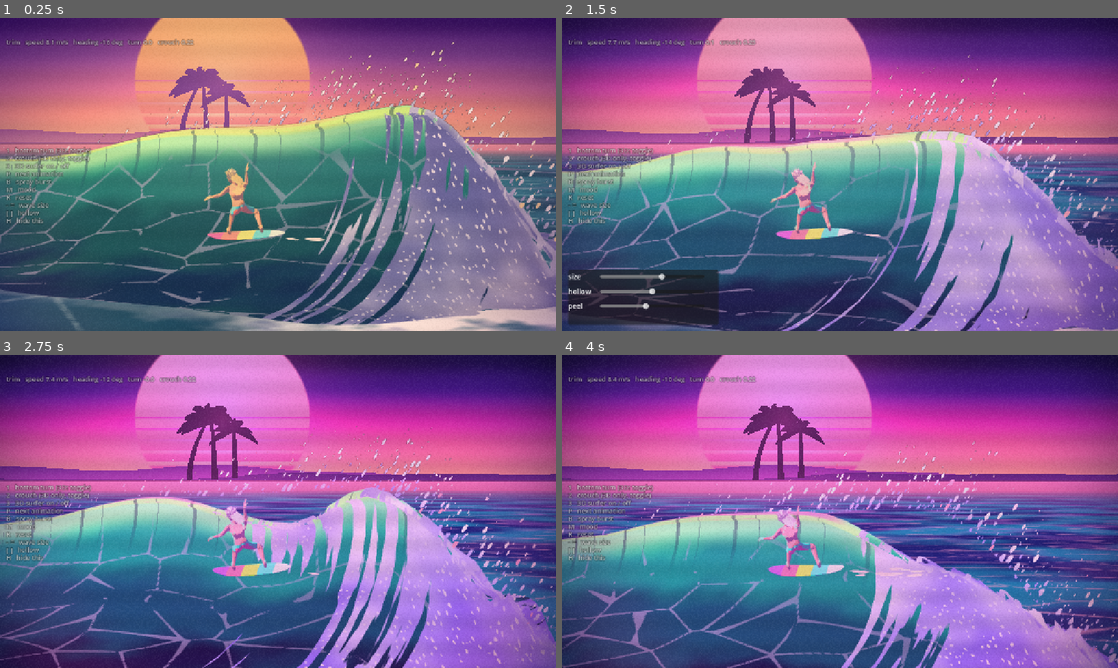
Above: before the commit, frames 1-4 (two rows, left to right).
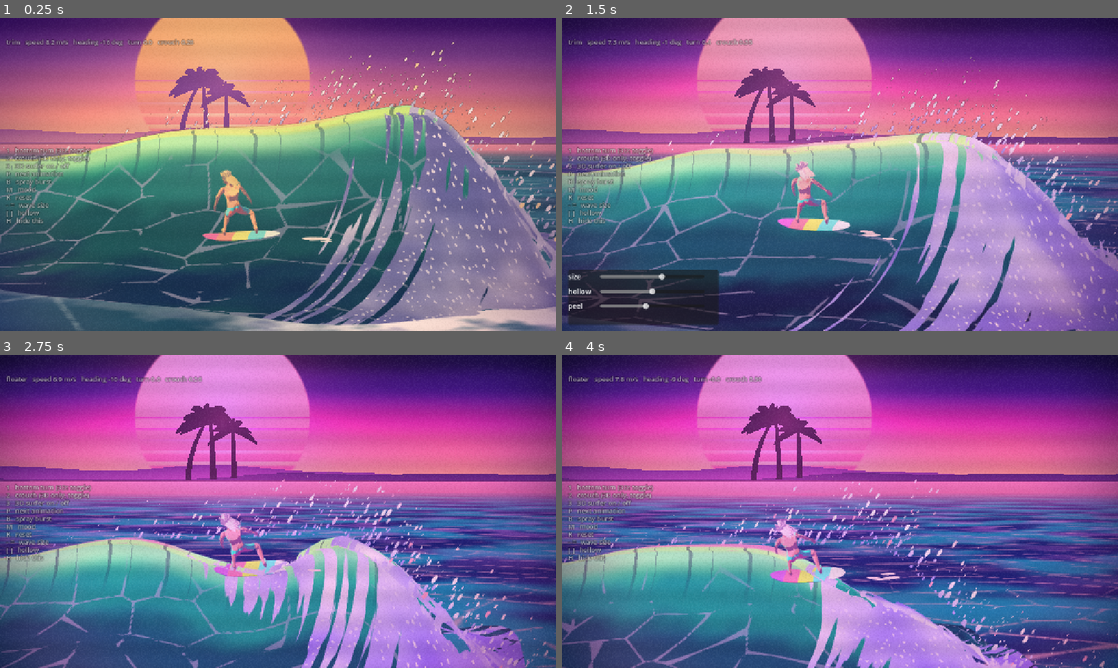
Above: after the commit, the same moments.

Repository: ucsbjd/Chabruh
Game: Godot game, scene res://scenes/main.tscn
Two runs of this game, one before a commit and one after it. Both use one fixed random seed, a clock stepped at 60 frames per second and the inputs below.
Inputs (mouse positions are in pixels of both pictures, inside the frame that each line leads up to):
- Up to frame 1 (0.25 s): no input
- Up to frame 2 (1.5 s): tap Enter at 0.5 s; move the mouse to (962, 158) at 0.52 s; hold D 0.53-1.25 s; tap M at 0.6 s; click (962, 158) at 0.67 s; tap Space at 0.77 s; drag from (728, 190) to (812, 237) at 1.27 s
- Up to frame 3 (2.75 s): move the mouse to (333, 442) at 2.02 s; hold D from 2.03 s (still down); tap P at 2.1 s
- Up to frame 4 (4 s): release D at 2.75 s; drag from (812, 574) to (673, 464) at 2.77 s; move the mouse to (1006, 558) at 3.52 s; hold Left from 3.53 s (still down); tap 1 at 3.6 s; tap Space at 3.77 s

The runs differ from the first frame. In frame 1, 1.2% of the frame differs, in the area x 0-100%, y 7-97%; in frame 2, 13%; in frame 3, 48%, in the area x 0-100%, y 6-100%; in frame 4, 45%.

Commit message:
Step 10: faster dives that carry speed, pumping, crouch from speed and turning, pivot behind the back foot, hanging arms, curl can't catch him
Co-Authored-By: Claude Sonnet 5.5 <noreply@anthropic.com>

Diff:
--- a/game/scripts/rider.gd
+++ b/game/scripts/rider.gd
@@ -15,8 +15,8 @@
 const STEER_CURVE := 1.3             # puts the pocket near the middle of the steering range
 const U_LOW := 0.06
 const U_HIGH := 0.96
-const THETA_MIN := -1.45
-const THETA_MAX := 1.55
+const THETA_MIN := -0.85                # easy mode: no diving so steeply that the curl catches him (cos(theta) keeps him up with it)
+const THETA_MAX := 1.3
 const SPRING_K := 324.0              # board heading: critically damped, about 50 ms (natural frequency 18 rad/s)
 const SPRING_D := 36.0
 const COMPRESSION_K := 100.0         # hips: slightly underdamped, about 120 ms (natural frequency 10 rad/s)
@@ -24,7 +24,7 @@
 const LEAD_MAX := 0.8
 const MIN_SPEED := 0.45              # speeds are factors of the wave's own peel speed, so they follow the wave
 const TRIM_SPEED := 1.05
-const MAX_SPEED := 1.7
+const MAX_SPEED := 2.1
 const OMEGA_FULL := 3.0              # turn rate that counts as a fully sharp carve, rad/s
 const MOVE_HOLD := 0.3               # seconds a move label stays once seen
 const BURST_POWER := 1.9             # spray strength per unit of speed times sharpness
@@ -46,6 +46,8 @@
 
 var _fresh := true
 var _stick := 0.0                    # radians of heading the player is asking for; fades when the input stops
+var _stick_sign := 0.0               # which way the last real push went, for pumping
+var _stick_peak := 0.0               # the biggest push of that stroke
 var _burst_ready_in := 0.0
 var _pending_burst := 0.0
 var _move_until := 0.0
@@ -78,6 +80,8 @@
 	compression_vel = 0.0
 	_fresh = true
 	_stick = 0.0
+	_stick_sign = 0.0
+	_stick_peak = 0.0
 
 
 ## `height_push` is how far the player pushed up (+) or down (-) the face this frame, in face heights (scroll, keys, drag).
@@ -105,7 +109,14 @@
 	# Where along the wave to aim (the steering) stays a point on the wave, followed by driving faster or slower.
 	_stick = clampf(_stick * exp(-delta / tuning.stick_decay) + height_push * tuning.stick_gain, -1.2, 1.2)
 	var want_d := d_for(steer)
+	var pump_kick := _pump(sin_phi, peel, tuning)
 	var target_theta := clampf(theta_trim + _stick, THETA_MIN, THETA_MAX)
+	# Easy mode: when the curl is gaining on him he cannot point up the face faster than it moves along the wave, so
+	# climbing and carving never let it catch him.
+	var behind := clampf((want_d - d - 0.2) / 1.0, 0.0, 1.0)
+	if behind > 0.0:
+		var keep_up := acos(clampf(0.95 * peel / maxf(v, 0.95 * peel), 0.0, 1.0))
+		target_theta = lerpf(target_theta, clampf(target_theta, -keep_up, keep_up), behind)
 	# Soft guardrails: scoop out of the trough and ease off at the crest instead of hitting them.
 	if u < 0.15 and target_theta < 0.0:
 		target_theta = lerpf(0.0, target_theta, clampf(u / 0.15, 0.0, 1.0))
@@ -118,23 +129,22 @@
 	omega = clampf(omega + (SPRING_K * (target_theta - theta) - SPRING_D * omega) * authority * delta, -tuning.max_omega, tuning.max_omega)
 	theta = clampf(theta + omega * delta, THETA_MIN, THETA_MAX)
 	# Tier 3: the hips sink into hard turns and the barrel, and rebound as the turn is left.
-	var target_crouch := clampf(0.22 + absf(omega) * 0.25 + model.barrel_amount_at(d, u) * 0.65, 0.1, 1.0)
+	# How low he gets: more with speed, more with how hard the direction is changing, most in the tube.
+	var target_crouch := clampf(0.18 + 0.30 * speed + 0.30 * clampf(absf(omega) / 3.0, 0.0, 1.0) + model.barrel_amount_at(d, u) * 0.65, 0.1, 1.0)
 	compression_vel += (COMPRESSION_K * (target_crouch - compression) - COMPRESSION_D * compression_vel) * delta
 	compression = clampf(compression + compression_vel * delta, 0.0, 1.0)
 
-	# Energy: the slope gives speed going down and takes it going up, water and carving take some, and extending
-	# out of a crouch in the middle of a carve pumps. Drag is chosen so that the trim heading settles at trim speed.
+	# Energy: the slope gives speed going down and takes it going up, and water and carving take some. Drag is chosen so
+	# that the trim heading settles at trim speed. Pumping (small strokes up and down the face) adds speed in _pump().
 	var phi_mid := model.face_angle(0.5)
 	var ref_trim := asin(clampf((draw - tuning.drift_climb) / (v_trim * sin(phi_mid)), 0.0, 0.6))
 	var k_water := tuning.g_eff * sin(phi_mid) * sin(ref_trim) / (v_trim * v_trim)
 	var a_slope := -tuning.g_eff * sin_phi * sin(theta)
 	var a_drag := -k_water * v * v - tuning.k_carve * absf(omega) * v
-	var mid_face := clampf(1.0 - absf(u - 0.45) * 1.8, 0.0, 1.0)
-	var a_pump := tuning.k_pump * absf(omega) * maxf(0.0, -compression_vel) * mid_face * maxf(0.2, cos(theta))
 	# Drive toward the speed that holds (or closes on) the point being aimed at; the slope still shows through.
 	var want_v := peel / maxf(cos(theta), 0.35) + clampf(tuning.drive_reach * (want_d - d), -0.4 * peel, 0.8 * peel)
 	var a_drive := clampf(tuning.drive_gain * (want_v - v), -tuning.max_drive, tuning.max_drive)
-	v = clampf(v + (a_slope + a_drag + a_pump + a_drive) * delta, v_min, v_max)
+	v = clampf(v + (a_slope + a_drag + a_drive) * delta + pump_kick, v_min, v_max)
 	speed = clampf(remap(v, v_min, v_max, 0.0, 1.0), 0.0, 1.0)
 
 	# Move along the wave: ahead of the peel point while faster than the curl, up the face by the heading's rise.
@@ -152,6 +162,23 @@
 
 	_update_spray(delta, tuning)
 	_update_move(model, peel)
+
+
+## Pumping: every time the stick reverses after a real stroke, the stroke's size is paid out as speed (a surfer or
+## skater pumps by working the board up and down the slope). The steeper the face and the faster the wave, the more it gives.
+func _pump(sin_phi: float, peel: float, tuning: TuningData) -> float:
+	var kick := 0.0
+	if absf(_stick) > 0.05:
+		var way := signf(_stick)
+		if way != _stick_sign:
+			if _stick_sign != 0.0 and absf(_stick_peak) > tuning.pump_min_stroke:
+				kick = tuning.k_pump * absf(_stick_peak) * sin_phi * peel
+				compression_vel -= 4.0 * absf(_stick_peak)  # the rebound out of the stroke
+			_stick_sign = way
+			_stick_peak = 0.0
+		if absf(_stick) > absf(_stick_peak):
+			_stick_peak = _stick
+	return kick
 
 
 ## The strength of a spray that should be thrown now, 0 to 1, or 0 for none. Asking clears it.
--- a/game/scripts/surfer_3d.gd
+++ b/game/scripts/surfer_3d.gd
@@ -24,8 +24,8 @@
 ## Hip pivot toward the nose when the nose points straight down the face, radians, and the weight shift over the front foot, meters.
 const DIVE_YAW := 1.0
 const DIVE_SHIFT := 0.12
-## From the back foot (the pivot of a turn) to the middle of the board, meters.
-const PIVOT_TO_CENTRE := 0.36
+## From just behind the back foot (the pivot of a turn) to the middle of the board, meters.
+const PIVOT_TO_CENTRE := 0.48
 const LEGS := [["upperleg02.L", "lowerleg01.L", "foot.L", -1.0], ["upperleg02.R", "lowerleg01.R", "foot.R", 1.0]]
 const ARMS := [["upperarm02.L", "lowerarm01.L", "wrist.L", -1.0], ["upperarm02.R", "lowerarm01.R", "wrist.R", 1.0]]
 
@@ -41,7 +41,7 @@
 var _clock := 0.0
 var _foot_target := {}  # side -> where the ankle stays, in the model's space (found from the trim pose)
 var _foot_basis := {}   # side -> how the foot sits flat on the deck, in skeleton space
-var _hand_rest := {}    # side -> where the hand rests relative to its shoulder in the trim pose, in the model's space
+var _hand_rest := {}    # side -> where the hand rests relative to its shoulder, in the model's space
 
 
 func _init() -> void:
@@ -65,8 +65,7 @@
 		_foot_target[leg[3]] = to_model * skeleton.get_bone_global_pose(foot).origin
 		_foot_basis[leg[3]] = skeleton.get_bone_global_pose(foot).basis
 	for arm in ARMS:
-		var shoulder_rest := to_model * skeleton.get_bone_global_pose(skeleton.find_bone(arm[0])).origin
-		_hand_rest[arm[3]] = to_model * skeleton.get_bone_global_pose(skeleton.find_bone(arm[2])).origin - shoulder_rest
+		_hand_rest[arm[3]] = Vector3(arm[3] * 0.22, -0.40, -0.12)  # hanging relaxed (the baked right arm points up, so it is not used)
 	_pose_body()
 
 
@@ -111,7 +110,7 @@
 ## onto its rail by the turn, the baked poses blended by how he is moving, and the hips, arms and head following.
 func follow(rider: Rider, model: WaveModel, delta: float) -> void:
 	_place(model, rider.d, rider.u, rider.theta, rider.rail_roll)
-	var bottom := clampf(rider.omega / 2.2, 0.0, 1.0) * clampf(1.0 - rider.u, 0.2, 1.0)
+	var bottom := maxf(clampf(rider.omega / 2.2, 0.0, 1.0), clampf((rider.compression - 0.55) / 0.4, 0.0, 1.0)) * clampf(1.0 - rider.u, 0.2, 1.0)
 	var top := clampf(-rider.omega / 2.0, 0.0, 1.0) * clampf(rider.u, 0.3, 1.0)
 	var barrel := model.barrel_amount_at(rider.d, rider.u)
 	_dive = clampf(-rider.theta / 0.9, 0.0, 1.0)
--- a/game/scripts/tuning_data.gd
+++ b/game/scripts/tuning_data.gd
@@ -34,10 +34,13 @@
 @export var key_rate: float = 0.9
 
 @export_group("Carving")
-## Gravity along the face (m/s squared), how much carving bleeds speed, and how much pumping out of a crouch adds.
-@export var g_eff: float = 6.0
+## Gravity along the face (m/s squared), how much carving bleeds speed, and how much speed one pumping stroke pays out
+## (a fraction of the wave's speed per radian of stroke, scaled by the steepness).
+@export var g_eff: float = 9.0
 @export var k_carve: float = 0.12
-@export var k_pump: float = 1.8
+@export var k_pump: float = 0.35
+## The smallest up-and-down stroke (radians of heading) that pumps.
+@export var pump_min_stroke: float = 0.12
 ## How fast the wave's own draw lifts a surfer up the face, m/s (scaled by the wave's height).
 @export var v_draw_base: float = 1.1
 ## The sharpest the board can turn, rad/s.
@@ -49,8 +52,8 @@
 ## With no input at all the wave carries him up the face at about this many meters per second of height.
 @export var drift_climb: float = 0.3
 ## Until step 11: how hard the surfer drives toward the point on the wave being aimed at.
-@export var drive_reach: float = 0.35
-@export var drive_gain: float = 1.2
+@export var drive_reach: float = 0.7
+@export var drive_gain: float = 0.5
 @export var max_drive: float = 6.0
 
 @export_group("Spray")
--- a/game/tests/capture.gd
+++ b/game/tests/capture.gd
@@ -10,7 +10,7 @@
 ## time over the last two thirds of the frames. Add --disable-vsync (and use plenty of frames) to see
 ## what the GPU can sustain.
 
-const DEFAULTS := {"out": "capture.png", "size": "0.5", "hollow": "0.5", "peel": "3.0", "mood": "sunset", "frames": "45", "pose": "ride", "gallery": "no", "snaps": "", "burst": "", "height": "", "s3d": ""}
+const DEFAULTS := {"out": "capture.png", "size": "0.5", "hollow": "0.5", "peel": "3.0", "mood": "sunset", "frames": "45", "pose": "ride", "gallery": "no", "snaps": "", "burst": "", "height": "", "s3d": "", "cycle": "0"}
 
 
 func _initialize() -> void:
@@ -47,7 +47,9 @@
 			timed_from = Time.get_ticks_usec()
 		for strength: float in bursts.get(i, []):
 			world.burst(strength)
-		if ride_from >= 0.0 and ride_from != ride_to:
+		if int(options.cycle) > 0:  # scroll down and up over and over, this many frames each way
+			world._ride_input.nudge_height(-0.018 if (i / int(options.cycle)) % 2 == 0 else 0.018)
+		elif ride_from >= 0.0 and ride_from != ride_to:
 			world._ride_input.nudge_height(lerpf(ride_from, ride_to, clampf(float(i + 1) / ride_frames, 0.0, 1.0)) - lerpf(ride_from, ride_to, clampf(float(i) / ride_frames, 0.0, 1.0)))
 		await process_frame
 		if i in snaps:
--- a/game/tests/run_tests.gd
+++ b/game/tests/run_tests.gd
@@ -363,6 +363,35 @@
 	for i in 60:
 		climber.step(1.0 / 60.0, 0.49, 0.01, wave, tuning)  # scrolling up
 	_check(climber.theta > holder.theta and climber.u > 0.3, "scrolling up points the nose up the face")
+	var cruiser := Rider.new()
+	cruiser.place(3.0, 0.5)
+	var pumper := Rider.new()
+	pumper.place(3.0, 0.5)
+	var cruise_speed := 0.0
+	var pump_speed := 0.0
+	for i in 600:
+		cruiser.step(1.0 / 60.0, 0.49, 0.0, wave, tuning)
+		pumper.step(1.0 / 60.0, 0.49, 0.012 * cos(i / 60.0 * TAU * 1.2), wave, tuning)  # small up-and-down strokes
+		if i >= 300:
+			cruise_speed += cruiser.v / 300.0
+			pump_speed += pumper.v / 300.0
+	_check(pump_speed > cruise_speed + 0.5, "small up and down strokes pump: faster than cruising (%.1f vs %.1f m/s)" % [pump_speed, cruise_speed])
+	var drop := Rider.new()
+	drop.place(3.0, 0.8)
+	var deep := 0.0
+	for i in 60:
+		drop.step(1.0 / 60.0, 0.49, -0.012, wave, tuning)
+		deep = maxf(deep, drop.compression)
+	var easy := Rider.new()
+	easy.place(3.0, 0.8)
+	_check(deep > easy.compression + 0.2, "he crouches lower with speed and a hard change of direction (%.2f)" % deep)
+	var weaver := Rider.new()
+	weaver.place(3.0, 0.6)
+	var worst := 0.0
+	for i in 2400:
+		weaver.step(1.0 / 60.0, 0.49, -0.018 if (i / 50) % 2 == 0 else 0.018, wave, tuning)  # down, up, down, up...
+		worst = maxf(worst, Rider.d_for(0.49) - weaver.d)
+	_check(worst < 2.2, "going up and down the face over and over never lets the curl catch him (fell back %.1f m)" % worst)
 	var wild := Rider.new()
 	wild.place(3.0, 0.5)
 	var inside := true
Not shown, changed: docs/finger-surf-controls.md
Not shown, changed: tools/capture.ps1
